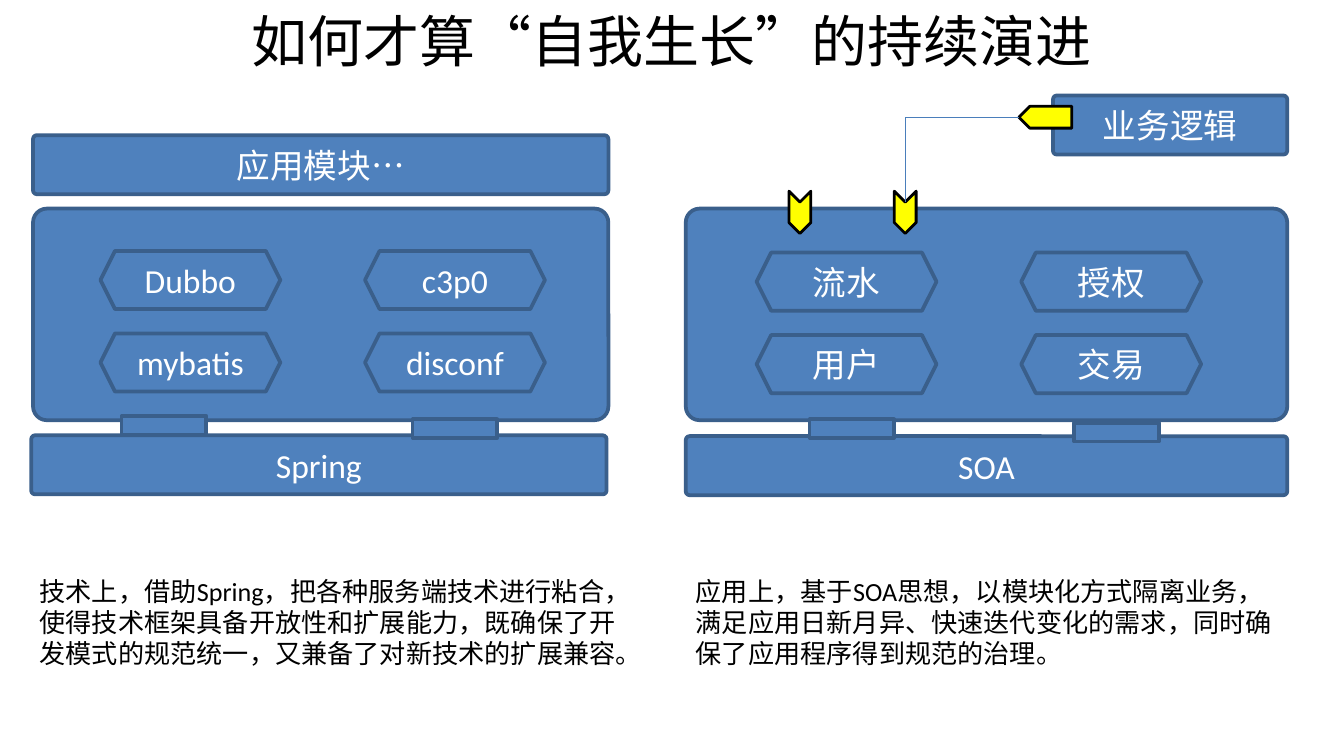
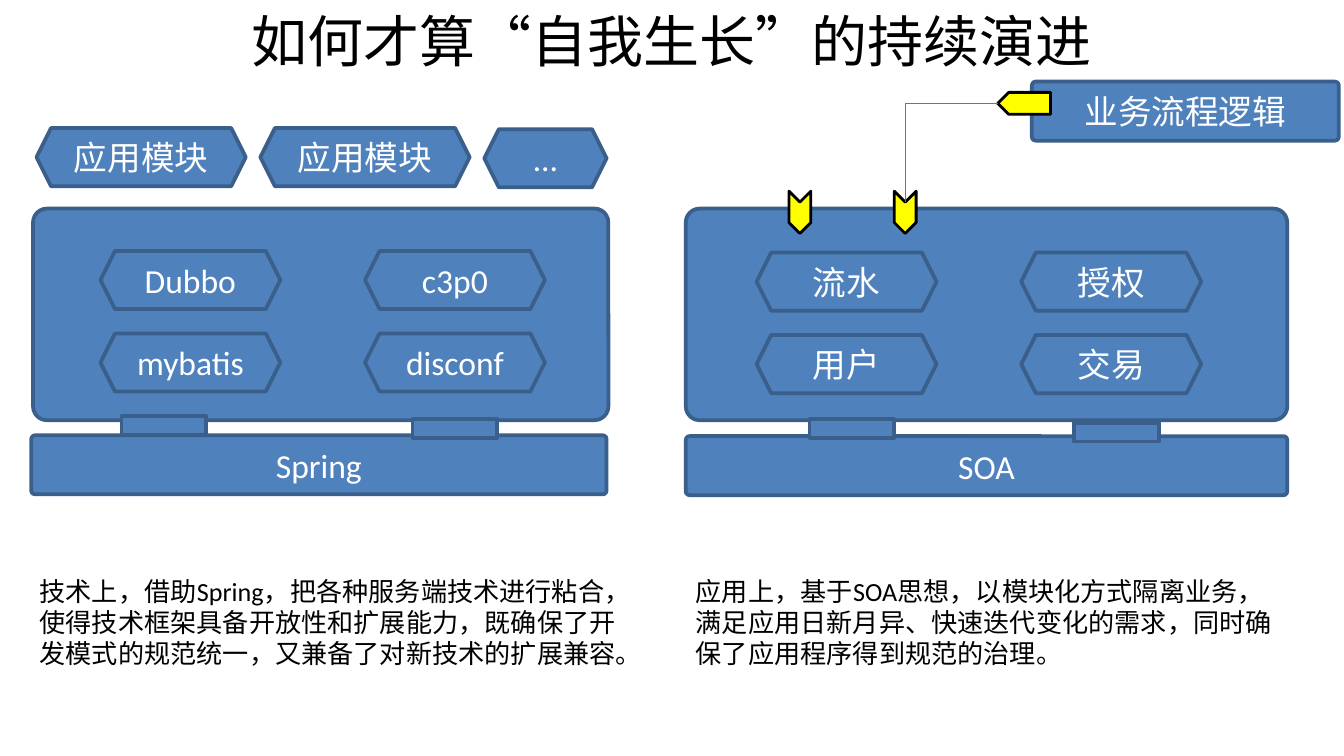
Before and after one commit to shiyunlai/tistools, a slide deck: slide 11 of TIStools.pptx (slide 4 before the commit). Drawn at 1344x756 pixels with LibreOffice and Linux fonts; fonts in the diff are those of the drawing. Boxes give left, top, right and bottom in pixels: in the first picture for what was removed or moved away, otherwise in the second. Text is boxed around its words. In the diff, an @@ line names an element or a change of style, - is before the commit and + after.

```diff
--- a/TIStools.pptx
+++ b/TIStools.pptx
@@ rounded rectangle "业务流程逻辑": place and size @@
-rounded rectangle "业务流程逻辑" at box(1052, 95, 1286, 155)
+rounded rectangle "业务流程逻辑" at box(1032, 82, 1339, 141)
@@ elbow line moved from (1019, 117) - (906, 202) to (997, 103) - (906, 202) @@
@@ pentagon arrow: place and size @@
-pentagon arrow at box(1019, 106, 1071, 128)
+pentagon arrow at box(997, 93, 1050, 114)
@@ text in rounded rectangle at box(1085, 96, 1287, 127): text changed @@
-业务逻辑
+业务流程逻辑
@@ hexagon added at box(36, 128, 246, 185), fill #4F81BD, outline #3A5F8C 2 pt, 18 pt, text #FFFFFF @@
+应用模块
@@ hexagon "应用模块": place and size @@
-hexagon "应用模块" at box(34, 136, 609, 195)
+hexagon "应用模块" at box(261, 128, 470, 185)
@@ hexagon "应用模块" at box(261, 128, 470, 185): rounded rectangle to hexagon @@
@@ text in hexagon at box(298, 141, 432, 173): text changed @@
-应用模块…
+应用模块
@@ hexagon added at box(484, 129, 606, 187), fill #4F81BD, outline #3A5F8C 2 pt, 18 pt, text #FFFFFF @@
+…
```
Also in this commit, not shown: 2 other slides changed, 6 slides added.
